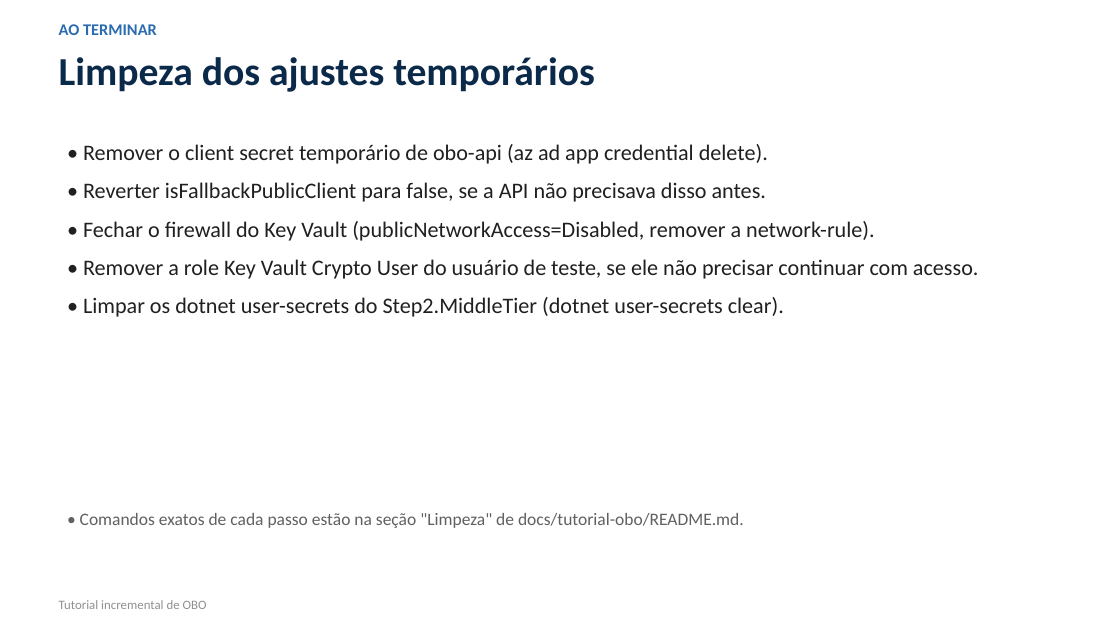
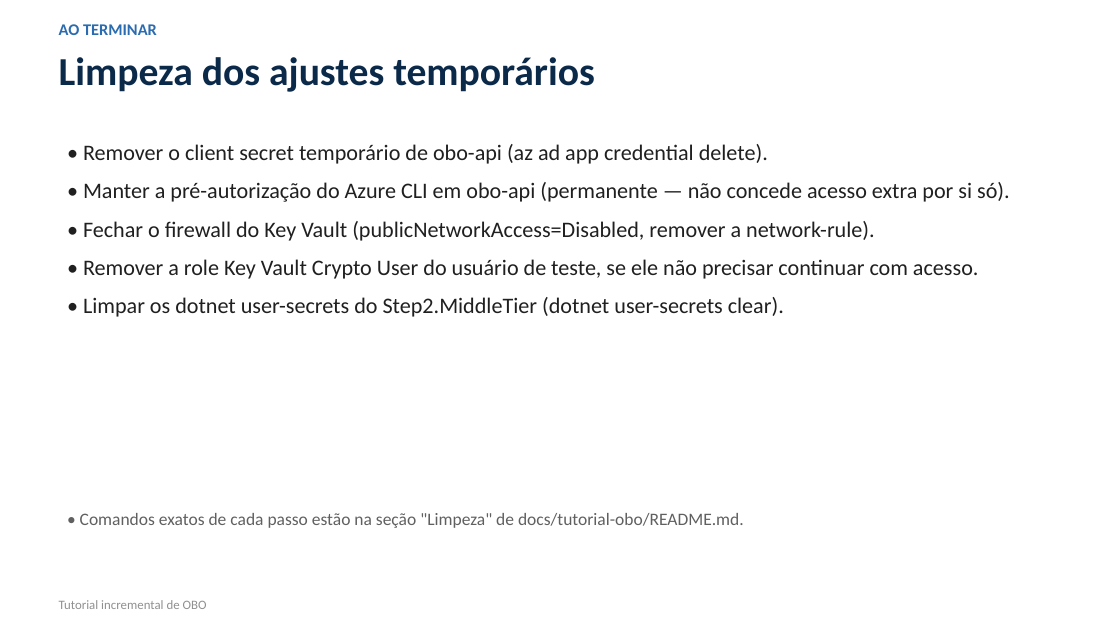
Before and after one commit to EdneiMonteiro/obo-sqlserver, a slide deck: slide 12 of docs/tutorial-obo/tutorial-obo.pptx. Drawn at 1120x630 pixels with LibreOffice and Linux fonts; fonts in the diff are those of the drawing. Boxes give left, top, right and bottom in pixels: in the first picture for what was removed or moved away, otherwise in the second. Text is boxed around its words. In the diff, an @@ line names an element or a change of style, - is before the commit and + after.

```diff
--- a/docs/tutorial-obo/tutorial-obo.pptx
+++ b/docs/tutorial-obo/tutorial-obo.pptx
@@ text at (83, 182, 1010, 202): text changed @@
-• Reverter isFallbackPublicClient para false, se a API não precisava disso antes.
+• Manter a pré-autorização do Azure CLI em obo-api (permanente — não concede acesso extra por si só).
```
Also in this commit, not shown: 5 other slides changed, 6 other files.
